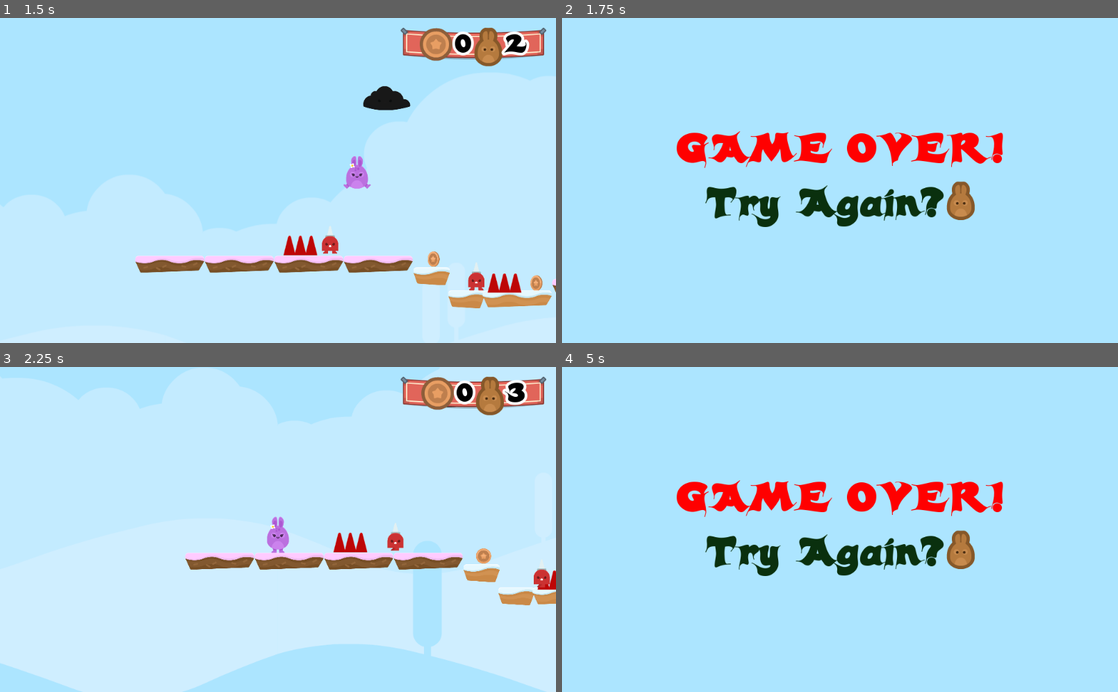
Above: before the commit, frames 1-4 (two rows, left to right).
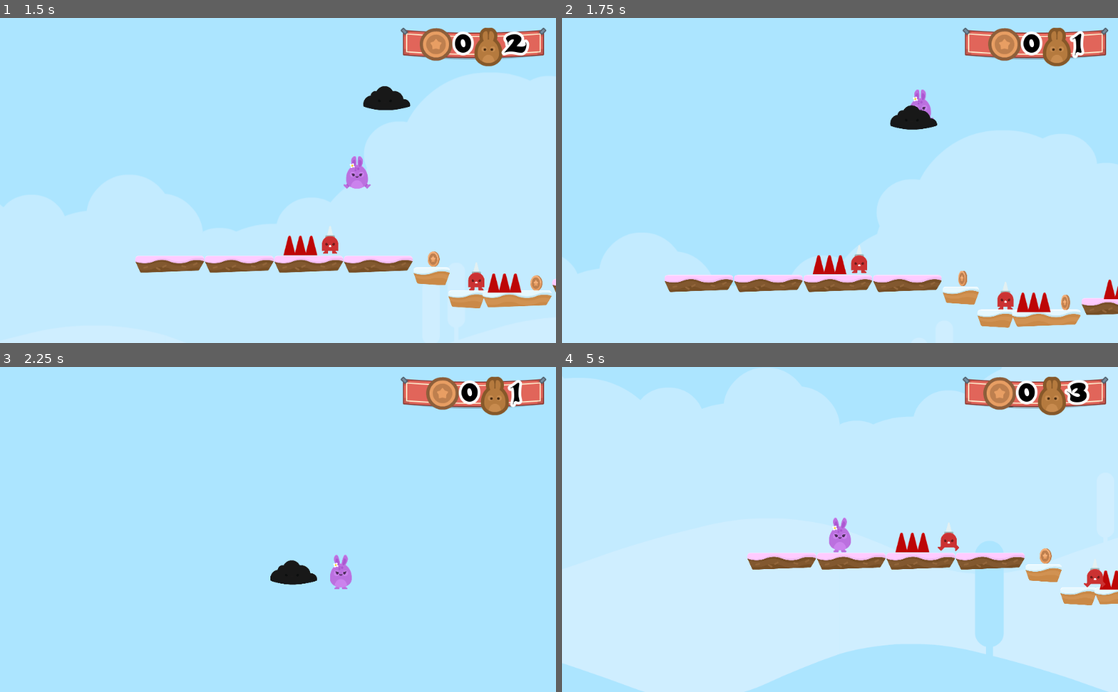
Above: after the commit, the same moments.

Repository: KennedyMungai/SimplePlatformer
Game: Godot game, scene res://Scenes/Levels/Level1.tscn
Two runs of this game, one before a commit and one after it. Both use one fixed random seed, a clock stepped at 60 frames per second and the inputs below.
Inputs (mouse positions are in pixels of both pictures, inside the frame that each line leads up to):
- Up to frame 1 (1.5 s): hold D (right) from 0.53 s (still down); tap W (jump) at 0.77 s
- Up to frame 2 (1.75 s): keep holding D (right); tap W (jump) at 1.52 s
- Up to frame 3 (2.25 s): release D (right) at 2 s; click (400, 555) at 2.02 s
- Up to frame 4 (5 s): hold A (left) 2.78-3.53 s; hold D (right) 3.53-4.25 s; tap W (jump) at 3.77 s; click (962, 555) at 4.27 s

Frame 1 is identical in both runs. In frame 2, 14% of the frame differs, in the area x 18-100%, y 2-100%; in frame 3, 41%; in frame 4, 45%, in the area x 0-100%, y 2-100%.

Commit message:
The lightning queue_frees no matter what collides with it

Diff:
--- a/Scripts/Lightning.gd
+++ b/Scripts/Lightning.gd
@@ -23,3 +23,4 @@
 	for object in collider:
 		if object.name == "Player":
 			get_tree().call_group("GameState", "hurt");
+		queue_free();
